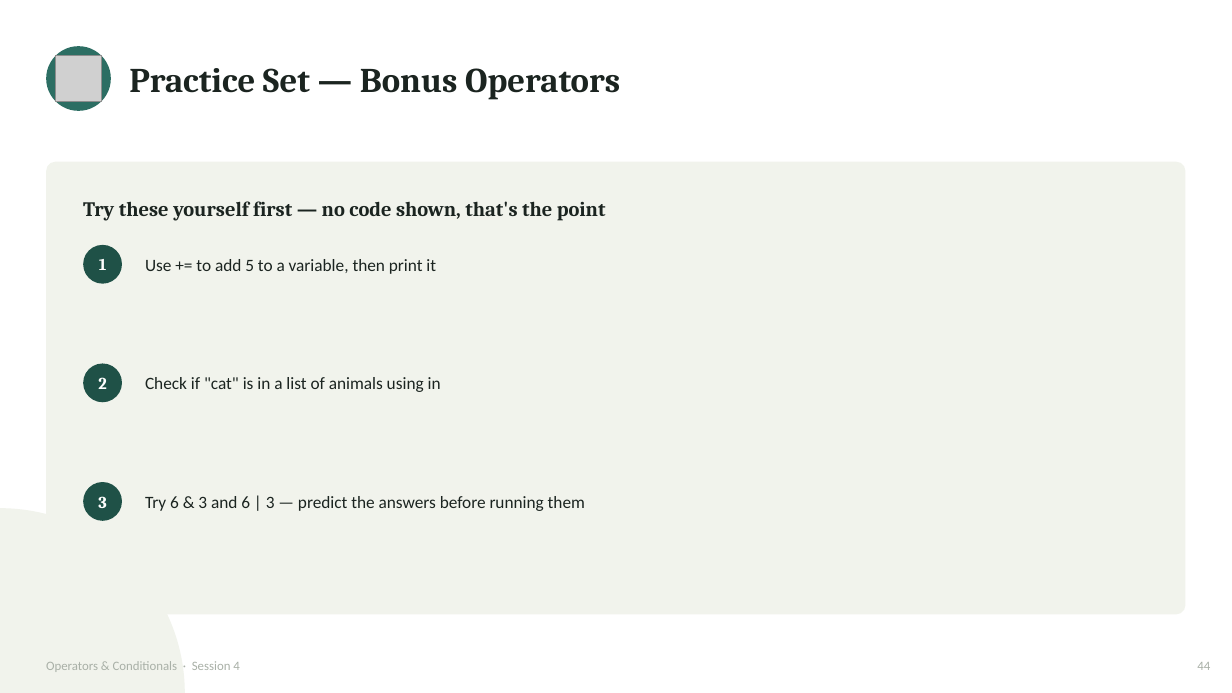
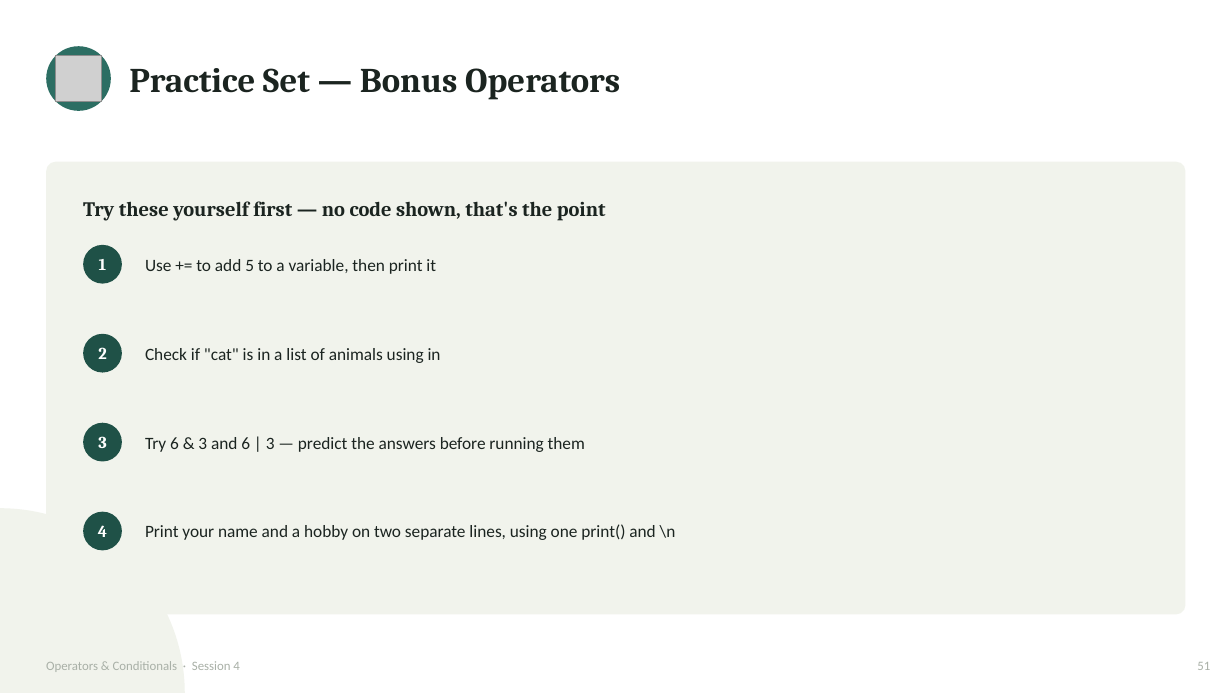
Before and after one commit to waseem-development/ai-ml-course, a slide deck: slide 51 of slides/3_session4_operators_conditionals.pptx (slide 44 before the commit). Drawn at 1232x693 pixels with LibreOffice and Linux fonts; fonts in the diff are those of the drawing; grey boxes stand for pictures. Boxes give left, top, right and bottom in pixels: in the first picture for what was removed or moved away, otherwise in the second. Text is boxed around its words. In the diff, an @@ line names an element or a change of style, - is before the commit and + after.

```diff
--- a/slides/3_session4_operators_conditionals.pptx
+++ b/slides/3_session4_operators_conditionals.pptx
@@ 2 texts, 1 ellipse: place and size @@
-2 texts, 1 ellipse at [83,363,441,402]
+2 texts, 1 ellipse at [83,334,441,372]
@@ text "3": place and size @@
-text "3" at [98,496,106,508]
+text "3" at [98,436,106,448]
@@ ellipse added at [83,423,122,462], fill #1F5147 @@
@@ text "Try 6 & 3 and ...": place and size @@
-text "Try 6 & 3 and ..." at [145,496,585,511]
+text "Try 6 & 3 and ..." at [145,437,585,452]
@@ ellipse: place and size @@
-ellipse at [83,482,122,521]
+ellipse at [83,512,122,551]
@@ text added at [98,525,107,537], 13 pt, text #FFFFFF, bold @@
+4
@@ text added at [145,524,676,540], 13.5 pt, text #1B2420 @@
+Print your name and a hobby on two separate lines, using one print() and \n
@@ text at [1197,662,1210,670]: text changed @@
-44
+51
```
Also in this commit, not shown: 41 other slides changed, 7 slides added, 5 other files.
